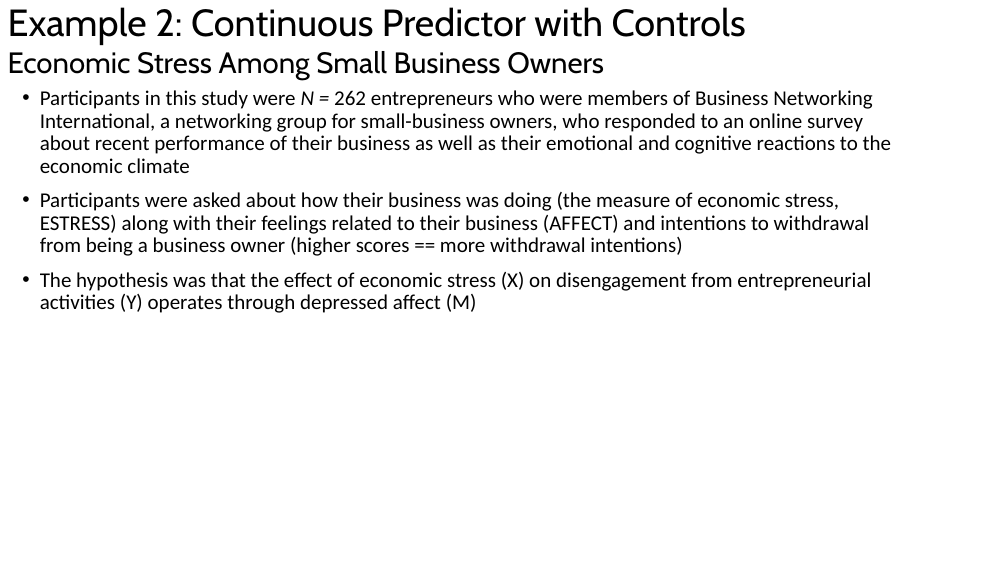
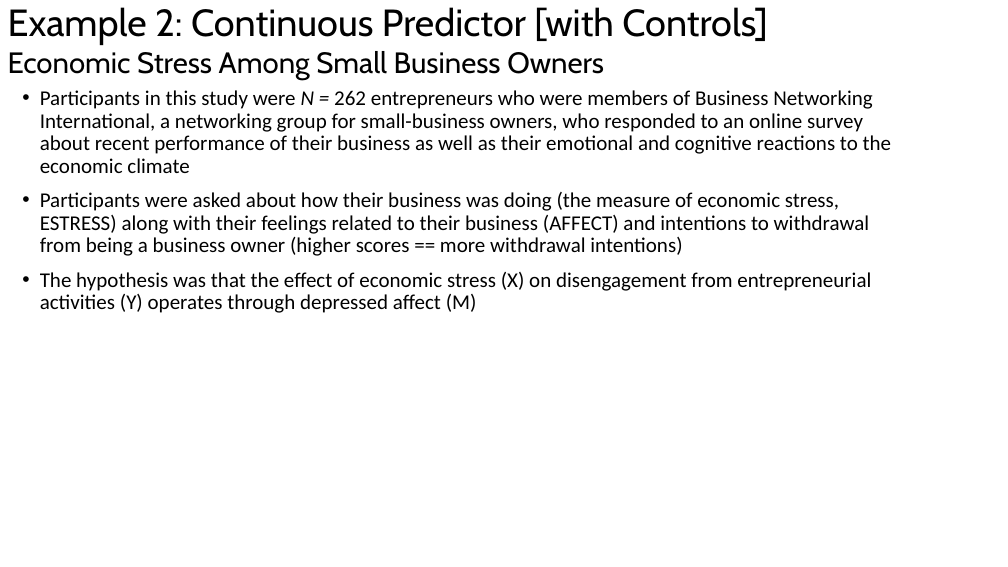
Before and after one commit to bigdataforsocialjustice/stats-for-social-justice, a slide deck: slide 45 of slides/medmod/lecture.pptx (slide 43 before the commit). Drawn at 1008x567 pixels with LibreOffice and Linux fonts; fonts in the diff are those of the drawing. Boxes give left, top, right and bottom in pixels: in the first picture for what was removed or moved away, otherwise in the second. Text is boxed around its words. In the diff, an @@ line names an element or a change of style, - is before the commit and + after.

```diff
--- a/slides/medmod/lecture.pptx
+++ b/slides/medmod/lecture.pptx
@@ title at (8,7,767,80): text changed @@
-Example 2: Continuous Predictor with Controls
-Economic Stress Among Small Business Owners
+Example 2: Continuous Predictor [with Controls]
+Economic Stress Among Small Business Owners
```
Also in this commit, not shown: 3 other slides changed, 7 slides added, 14 slides removed.
